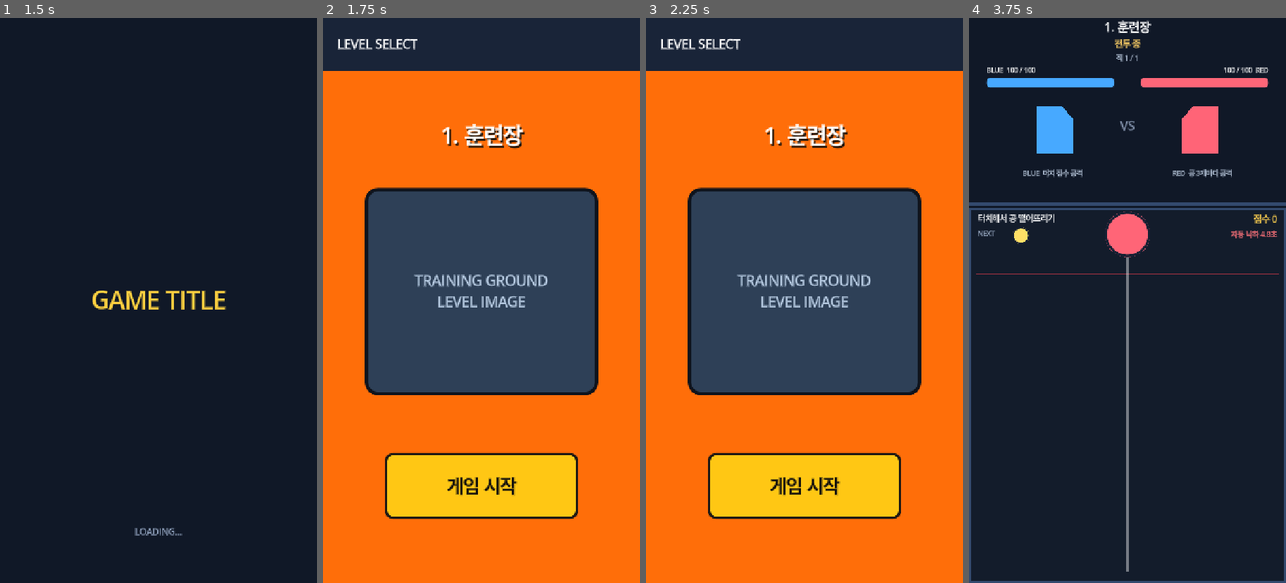
Above: before the commit, frames 1-4 (left to right).
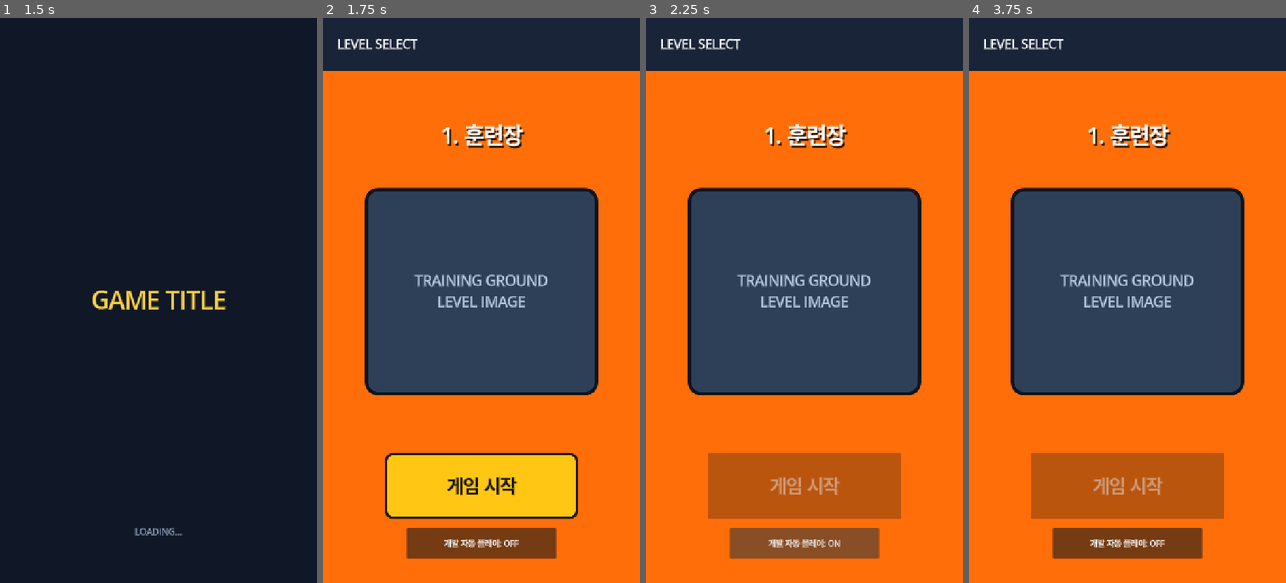
Above: after the commit, the same moments.

Repository: rnntnp/puzrpg
Game: Godot game, scene res://scenes/loading.tscn
Same seed, same stepped clock (60 frames per second), same inputs: the game is played once before the commit and once after it.
Inputs (mouse positions are in pixels of both pictures, inside the frame that each line leads up to):
- Up to frame 1 (1.5 s): tap Enter at 0.5 s; move the mouse to (228, 272) at 0.52 s; click (228, 272) at 0.67 s; tap Space at 1.25 s; drag from (95, 328) to (142, 413) at 1.27 s
- Up to frame 2 (1.75 s): no input
- Up to frame 3 (2.25 s): click (804, 543) at 2 s, where only the run after the commit has a clickable "개발 자동 플레이: OFF"
- Up to frame 4 (3.75 s): click (1127, 543) at 2.75 s, where only the run after the commit has a clickable "개발 자동 플레이: ON"; click (1127, 486) at 3.5 s, where only the run before the commit has a clickable "게임 시작"

Frame 1 is identical in both runs. In frame 2, 2.6% of the frame differs, in the area x 26-74%, y 90-96%; in frame 3, 9.8%; in frame 4, 89%, in the area x 0-100%, y 0-100%.

Commit message:
auto play mode

Diff:
--- a/project.godot
+++ b/project.godot
@@ -12,6 +12,7 @@
 
 config/name="puzrpg"
 run/main_scene="res://scenes/loading.tscn"
+run/max_fps=60
 config/features=PackedStringArray("4.7", "Mobile")
 config/icon="res://icon.svg"
 
--- a/resources/levels/level_01.tres
+++ b/resources/levels/level_01.tres
@@ -1,16 +1,16 @@
-[gd_resource type="Resource" script_class="LevelData" load_steps=5 format=3]
+[gd_resource type="Resource" script_class="LevelData" format=3 uid="uid://ccnrj8aadciiv"]
 
-[ext_resource type="Script" path="res://scripts/level_data.gd" id="1_level"]
-[ext_resource type="Resource" path="res://resources/characters/blue_fighter.tres" id="2_player"]
-[ext_resource type="Resource" path="res://resources/characters/red_fighter.tres" id="3_enemy"]
-[ext_resource type="Script" path="res://scripts/character_data.gd" id="4_character_type"]
+[ext_resource type="Script" uid="uid://egcuwxnrdhmr" path="res://scripts/level_data.gd" id="1_level"]
+[ext_resource type="Resource" uid="uid://dd8t0hxokj424" path="res://resources/characters/blue_fighter.tres" id="2_player"]
+[ext_resource type="Resource" uid="uid://bwjblomuukh5q" path="res://resources/characters/red_fighter.tres" id="3_enemy"]
+[ext_resource type="Script" uid="uid://duu5mev8uwp8d" path="res://scripts/character_data.gd" id="4_character_type"]
 
 [resource]
 script = ExtResource("1_level")
 level_name = "1. 훈련장"
-image_placeholder = "TRAINING GROUND\nLEVEL IMAGE"
+image_placeholder = "TRAINING GROUND
+LEVEL IMAGE"
 player_character = ExtResource("2_player")
 enemies = Array[ExtResource("4_character_type")]([ExtResource("3_enemy")])
-ball_drop_time_limit = 5.0
-max_ball_level = 11
+ball_drop_time_limit = -1.0
 next_level_path = "res://resources/levels/level_02.tres"
--- a/resources/levels/level_02.tres
+++ b/resources/levels/level_02.tres
@@ -1,16 +1,16 @@
-[gd_resource type="Resource" script_class="LevelData" load_steps=6 format=3]
+[gd_resource type="Resource" script_class="LevelData" format=3 uid="uid://cr32kqamgs0q2"]
 
-[ext_resource type="Script" path="res://scripts/level_data.gd" id="1_level"]
-[ext_resource type="Resource" path="res://resources/characters/blue_fighter.tres" id="2_player"]
-[ext_resource type="Resource" path="res://resources/characters/red_fighter.tres" id="3_enemy"]
-[ext_resource type="Resource" path="res://resources/characters/red_elite.tres" id="4_elite"]
-[ext_resource type="Script" path="res://scripts/character_data.gd" id="5_character_type"]
+[ext_resource type="Script" uid="uid://egcuwxnrdhmr" path="res://scripts/level_data.gd" id="1_level"]
+[ext_resource type="Resource" uid="uid://dd8t0hxokj424" path="res://resources/characters/blue_fighter.tres" id="2_player"]
+[ext_resource type="Resource" uid="uid://bwjblomuukh5q" path="res://resources/characters/red_fighter.tres" id="3_enemy"]
+[ext_resource type="Resource" uid="uid://c3gallhsb8mqh" path="res://resources/characters/red_elite.tres" id="4_elite"]
+[ext_resource type="Script" uid="uid://duu5mev8uwp8d" path="res://scripts/character_data.gd" id="5_character_type"]
 
 [resource]
 script = ExtResource("1_level")
 level_name = "2. 붉은 관문"
-image_placeholder = "RED GATE\nLEVEL IMAGE"
+image_placeholder = "RED GATE
+LEVEL IMAGE"
 player_character = ExtResource("2_player")
 enemies = Array[ExtResource("5_character_type")]([ExtResource("3_enemy"), ExtResource("4_elite")])
-ball_drop_time_limit = 4.0
-max_ball_level = 11
+ball_drop_time_limit = -1.0
--- a/scenes/level_select.tscn
+++ b/scenes/level_select.tscn
@@ -147,3 +147,13 @@
 theme_override_styles/hover = SubResource("ButtonHover")
 theme_override_styles/pressed = SubResource("ButtonPressed")
 text = "게임 시작"
+
+[node name="AutoplayButton" type="Button" parent="Content"]
+layout_mode = 0
+offset_left = 190.0
+offset_top = 1035.0
+offset_right = 530.0
+offset_bottom = 1105.0
+theme_override_colors/font_color = Color(1, 1, 1, 1)
+theme_override_font_sizes/font_size = 18
+text = "개발 자동 플레이: OFF"
--- a/scenes/merge_game.tscn
+++ b/scenes/merge_game.tscn
@@ -1,5 +1,6 @@
-[gd_scene load_steps=5 format=3]
+[gd_scene load_steps=6 format=3]
 [ext_resource type="Script" path="res://scripts/merge_game.gd" id="1"]
+[ext_resource type="Script" path="res://scripts/merge_autoplay_bot.gd" id="2"]
 [sub_resource type="RectangleShape2D" id="wall"]
 size = Vector2(20, 850)
 [sub_resource type="RectangleShape2D" id="floor"]
@@ -67,6 +68,8 @@
 antialiased = true
 [node name="Balls" type="Node2D" parent="."]
 [node name="PreviewHolder" type="Node2D" parent="."]
+[node name="MergeAutoplayBot" type="Node" parent="."]
+script = ExtResource("2")
 [node name="LeftWall" type="StaticBody2D" parent="."]
 position = Vector2(10, 425)
 [node name="CollisionShape2D" type="CollisionShape2D" parent="LeftWall"]
--- a/scripts/battle_result.gd
+++ b/scripts/battle_result.gd
@@ -13,8 +13,17 @@
 	result_label.modulate = Color("#ffd34e") if GameSession.last_battle_won else Color("#ff6577")
 	detail_label.text = GameSession.last_result_title
 	level_select_button.pressed.connect(_on_level_select_button_pressed)
+	if GameSession.developer_autoplay_enabled:
+		level_select_button.disabled = true
+		level_select_button.text = "자동 진행 중..."
+		_auto_continue()
 
 
 func _on_level_select_button_pressed() -> void:
 	level_select_button.disabled = true
 	get_tree().change_scene_to_file(level_select_scene_path)
+
+func _auto_continue() -> void:
+	await get_tree().create_timer(1.0).timeout
+	if is_inside_tree() and GameSession.developer_autoplay_enabled:
+		get_tree().change_scene_to_file(level_select_scene_path)
--- a/scripts/game_session.gd
+++ b/scripts/game_session.gd
@@ -6,6 +6,7 @@
 var current_level_path := DEFAULT_LEVEL_PATH
 var last_battle_won := false
 var last_result_title := ""
+var developer_autoplay_enabled := false
 
 
 func set_battle_result(won: bool, title: String) -> void:
--- a/scripts/level_data.gd
+++ b/scripts/level_data.gd
@@ -12,7 +12,8 @@
 @export var enemies: Array[CharacterDataClass] = []
 
 @export_category("드롭 앤 머지 설정")
-@export_range(1.0, 30.0, 0.5) var ball_drop_time_limit: float = 5.0
+## 음수로 설정하면 자동 낙하와 시간제한을 사용하지 않는다.
+@export var ball_drop_time_limit: float = 5.0
 @export_range(1, 11, 1) var max_ball_level: int = 11
 
 @export_category("진행")
--- a/scripts/level_select.gd
+++ b/scripts/level_select.gd
@@ -6,6 +6,7 @@
 @onready var level_name_label: Label = $Content/LevelName
 @onready var placeholder_label: Label = $Content/LevelImage/PlaceholderText
 @onready var start_button: Button = $Content/StartButton
+@onready var autoplay_button: Button = $Content/AutoplayButton
 
 
 func _ready() -> void:
@@ -16,8 +17,25 @@
 	level_name_label.text = level.level_name
 	placeholder_label.text = level.image_placeholder
 	start_button.pressed.connect(_on_start_button_pressed)
+	autoplay_button.visible = OS.is_debug_build()
+	autoplay_button.text = "개발 자동 플레이: ON" if GameSession.developer_autoplay_enabled else "개발 자동 플레이: OFF"
+	autoplay_button.pressed.connect(_on_autoplay_button_pressed)
+	if GameSession.developer_autoplay_enabled:
+		_auto_start_level()
 
 
 func _on_start_button_pressed() -> void:
 	start_button.disabled = true
 	get_tree().change_scene_to_file(battle_scene_path)
+
+func _on_autoplay_button_pressed() -> void:
+	GameSession.developer_autoplay_enabled = not GameSession.developer_autoplay_enabled
+	autoplay_button.text = "개발 자동 플레이: ON" if GameSession.developer_autoplay_enabled else "개발 자동 플레이: OFF"
+	if GameSession.developer_autoplay_enabled:
+		_auto_start_level()
+
+func _auto_start_level() -> void:
+	start_button.disabled = true
+	await get_tree().create_timer(0.8).timeout
+	if is_inside_tree() and GameSession.developer_autoplay_enabled:
+		get_tree().change_scene_to_file(battle_scene_path)
--- /dev/null
+++ b/scripts/merge_autoplay_bot.gd
@@ -0,0 +1,76 @@
+class_name MergeAutoplayBot
+extends Node
+
+@export_range(0.1, 2.0, 0.05) var think_interval := 0.45
+
+var enabled := false
+var elapsed := 0.0
+var merge_game
+
+
+func _ready() -> void:
+	merge_game = get_parent()
+
+
+func _process(delta: float) -> void:
+	if not enabled or not merge_game.can_accept_autoplay_drop():
+		return
+	elapsed += delta
+	if elapsed < think_interval:
+		return
+	elapsed = 0.0
+	merge_game.autoplay_drop_at(_choose_drop_x())
+
+
+func set_enabled(value: bool) -> void:
+	enabled = value
+	elapsed = 0.0
+
+
+func _choose_drop_x() -> float:
+	var active_balls: Array = merge_game.get_active_balls()
+	var current_level: int = merge_game.get_current_ball_level()
+	var matching_x := _find_accessible_match(active_balls, current_level)
+	if matching_x >= 0.0:
+		return matching_x
+	return _find_lowest_stack_position(active_balls)
+
+
+func _find_accessible_match(active_balls: Array, level: int) -> float:
+	var best_ball = null
+	for candidate in active_balls:
+		if candidate.merge_locked or candidate.merge_level != level:
+			continue
+		if _has_blocker_above(candidate, active_balls):
+			continue
+		if best_ball == null or candidate.position.y > best_ball.position.y:
+			best_ball = candidate
+	return -1.0 if best_ball == null else best_ball.position.x
+
+
+func _has_blocker_above(candidate, active_balls: Array) -> bool:
+	for other in active_balls:
+		if other == candidate or other.merge_locked:
+			continue
+		var horizontal_gap: float = absf(other.position.x - candidate.position.x)
+		if other.position.y < candidate.position.y and horizontal_gap < other.get_radius() + candidate.get_radius():
+			return true
+	return false
+
+
+func _find_lowest_stack_position(active_balls: Array) -> float:
+	var best_x := 360.0
+	var lowest_surface := -INF
+	for x in range(60, 661, 50):
+		var surface := 830.0
+		for ball in active_balls:
+			if ball.merge_locked:
+				continue
+			if absf(ball.position.x - x) < ball.get_radius() + 28.0:
+				surface = minf(surface, ball.position.y - ball.get_radius())
+		var center_bonus := -absf(float(x) - 360.0) * 0.02
+		var score := surface + center_bonus
+		if score > lowest_surface:
+			lowest_surface = score
+			best_x = float(x)
+	return best_x
--- a/scripts/merge_game.gd
+++ b/scripts/merge_game.gd
@@ -17,6 +17,7 @@
 @onready var guide_line: Line2D = $GuideLine
 @onready var score_label: Label = $ScoreLabel
 @onready var timer_label: Label = $DropTimerLabel
+@onready var autoplay_bot = $MergeAutoplayBot
 var current_level := 0
 var next_level := 0
 var score := 0
@@ -31,21 +32,40 @@
 var input_locked := false
 var drop_time_limit := 5.0
 var drop_time_remaining := 5.0
+var auto_drop_enabled := true
 var max_level_index := ABSOLUTE_MAX_LEVEL
 
 func _ready() -> void:
+	autoplay_bot.set_enabled(OS.is_debug_build() and GameSession.developer_autoplay_enabled)
 	_reset_ball_queue()
 
+func can_accept_autoplay_drop() -> bool:
+	return can_drop and not input_locked and not is_game_over
+
+func autoplay_drop_at(x_position: float) -> void:
+	if can_accept_autoplay_drop():
+		aim_x = clampf(x_position, 38.0, 682.0)
+		_update_preview_position()
+		_drop_ball(aim_x)
+
+func get_active_balls() -> Array:
+	return balls.get_children()
+
+func get_current_ball_level() -> int:
+	return current_level
+
 func configure(time_limit: float, max_ball_level: int) -> void:
-	drop_time_limit = maxf(1.0, time_limit)
+	auto_drop_enabled = time_limit >= 0.0
+	drop_time_limit = maxf(0.0, time_limit)
 	drop_time_remaining = drop_time_limit
+	timer_label.visible = auto_drop_enabled
 	max_level_index = clampi(max_ball_level - 1, 0, ABSOLUTE_MAX_LEVEL)
 	_reset_ball_queue()
 
 func _process(delta: float) -> void:
 	if is_game_over:
 		return
-	if can_drop and not input_locked:
+	if auto_drop_enabled and can_drop and not input_locked:
 		drop_time_remaining = maxf(0.0, drop_time_remaining - delta)
 		timer_label.text = "자동 낙하 %.1f초" % drop_time_remaining
 		if drop_time_remaining <= 0.0:
@@ -94,6 +114,9 @@
 	if is_instance_valid(preview_ball):
 		margin = maxf(margin, preview_ball.get_radius() + 12.0)
 	aim_x = clampf(local.x, margin, 720.0 - margin)
+	_update_preview_position()
+
+func _update_preview_position() -> void:
 	guide_line.points = PackedVector2Array([Vector2(aim_x, 86.0), Vector2(aim_x, 825.0)])
 	if is_instance_valid(preview_ball):
 		preview_ball.position = Vector2(aim_x, 60.0)
@@ -108,7 +131,8 @@
 	ball_dropped.emit()
 	_advance_ball_queue()
 	await get_tree().create_timer(0.35).timeout
-	drop_time_remaining = drop_time_limit
+	if auto_drop_enabled:
+		drop_time_remaining = drop_time_limit
 	can_drop = true
 
 func _spawn_ball(at: Vector2, level: int):
@@ -130,6 +154,7 @@
 	current_level = _random_drop_level()
 	next_level = _random_drop_level()
 	drop_time_remaining = drop_time_limit
+	timer_label.visible = auto_drop_enabled
 	_refresh_preview()
 
 func _random_drop_level() -> int:
Not shown, added: scripts/merge_autoplay_bot.gd.uid
